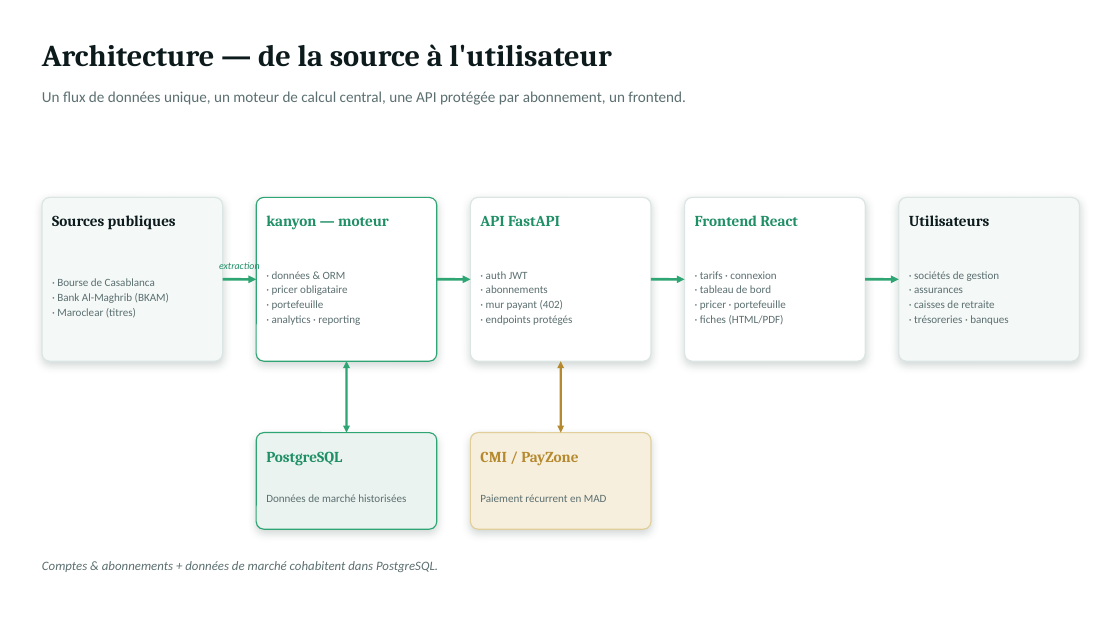
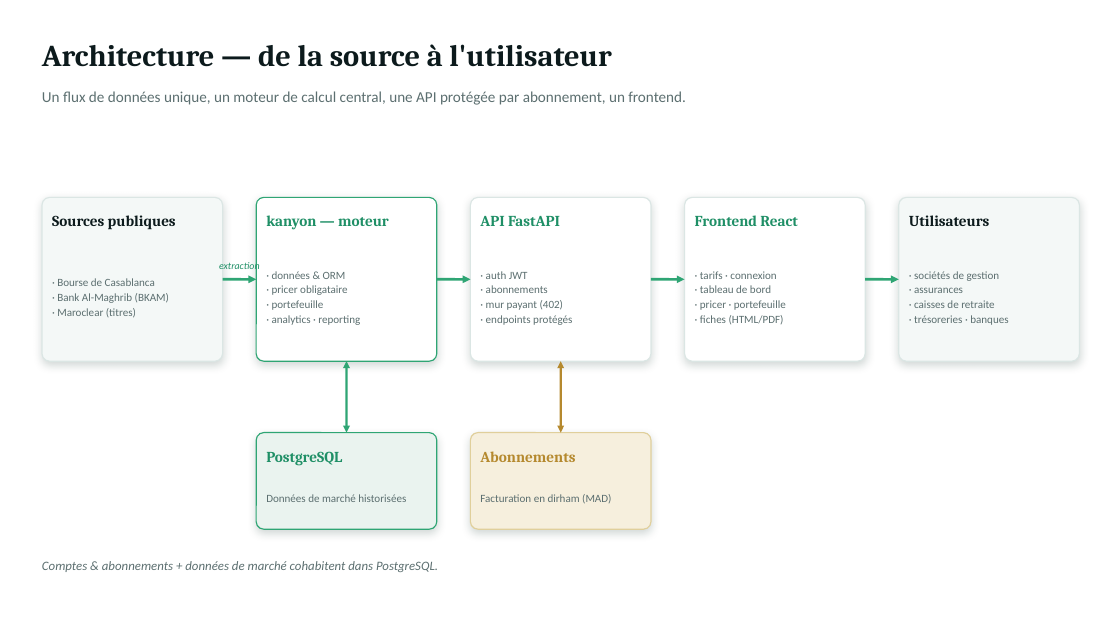
Before and after one commit to ysnelhachimi/Financial_Markets, a slide deck: slide 2 of marketing/QCG_Markets-schema.pptx. Drawn at 1120x630 pixels with LibreOffice and Linux fonts; fonts in the diff are those of the drawing. Boxes give left, top, right and bottom in pixels: in the first picture for what was removed or moved away, otherwise in the second. Text is boxed around its words. In the diff, an @@ line names an element or a change of style, - is before the commit and + after.

```diff
--- a/marketing/QCG_Markets-schema.pptx
+++ b/marketing/QCG_Markets-schema.pptx
@@ text at (480, 451, 575, 462): text changed @@
-CMI / PayZone
+Abonnements
@@ text at (480, 494, 611, 504): text changed @@
-Paiement récurrent en MAD
+Facturation en dirham (MAD)
```
Also in this commit, not shown: 1 other slide changed, 2 other files.
